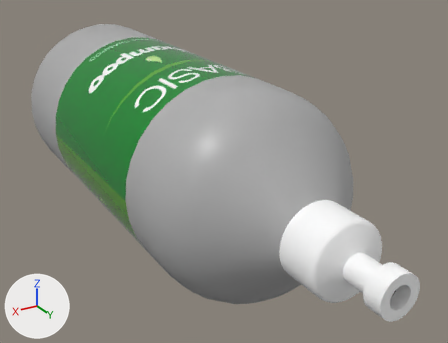
The FBX model Assets/AnimalCare/Models/Shampoo/ShampooBottle_V2.fbx, before and after one commit.
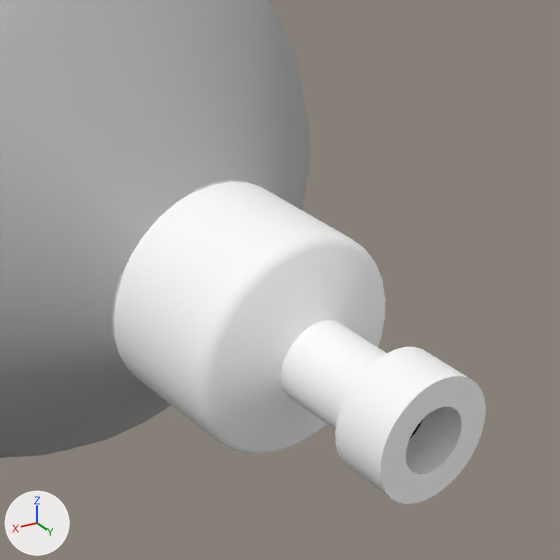
There are two pictures of each version: one whole from a 50 mm lens placed at (1.512, 4.249, 1.301), pointed at (-0.1, 1.562, -0.042), one close up on the part from 53% to 100% of the width and 38% to 100% of the height. Lighting does not change. The marker at lower left points along +X, +Y and +Z. The older version's two pictures come first.

The older version as bpy lines, for what is in view:
```python
me_cylinder_001 = bpy.data.meshes.new('Cylinder.001')
me_cylinder_001.from_pydata(...)  # 672 vertices, 642 faces; spans x -0.54..0.54, y 0.0..2.96, z -0.54..0.54
me_cylinder_001.materials.append(mat_bakedshampoobottle)
ob_cylinder = bpy.data.objects.new('Cylinder', me_cylinder_001)
ob_cylinder.location = (0.0, 0.0, 0.0)
```
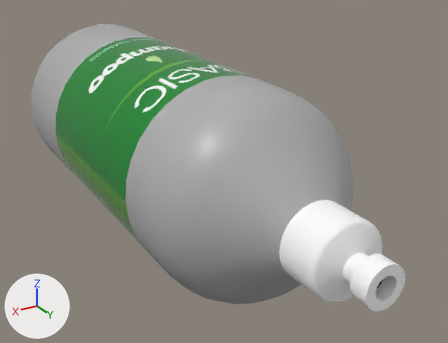
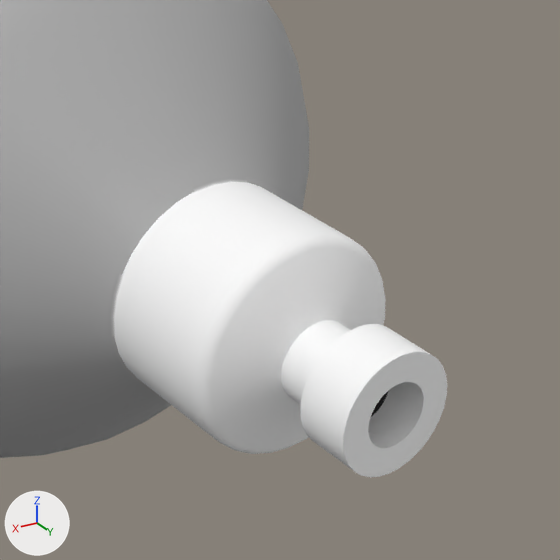
What differs and where, as boxes [x1, y1, x2, y2] in the close-ups (560 x 560 px; the box of a moved part takes in the faces that stretch with it):
'Cylinder', reshaped
    before: [0, 0, 486, 504]
    after: [0, 0, 447, 477]
part 1 of me_cylinder_001, moved or reshaped
    before: [281, 320, 486, 504]
    after: [281, 320, 447, 477]

The change, as a list of edits to the scene's bpy script:
```text
Change me_cylinder_001:
    used by ob_cylinder; location = (0.0, 0.0, 0.0)
    remove me_cylinder_001.from_pydata(...)  # 672 vertices, 642 faces; spans x -0.54..0.54, y 0.0..2.96, z -0.54..0.54
    add me_cylinder_001.from_pydata(...)  # 672 vertices, 642 faces; spans x -0.54..0.54, y 0.0..2.89, z -0.54..0.54
    me_cylinder_001 part 1: all 160 vertices in x -0.1..0.1, y 2.88..2.96, z -0.1..0.1 are moved by (0.0, -0.07, 0.0)
```
